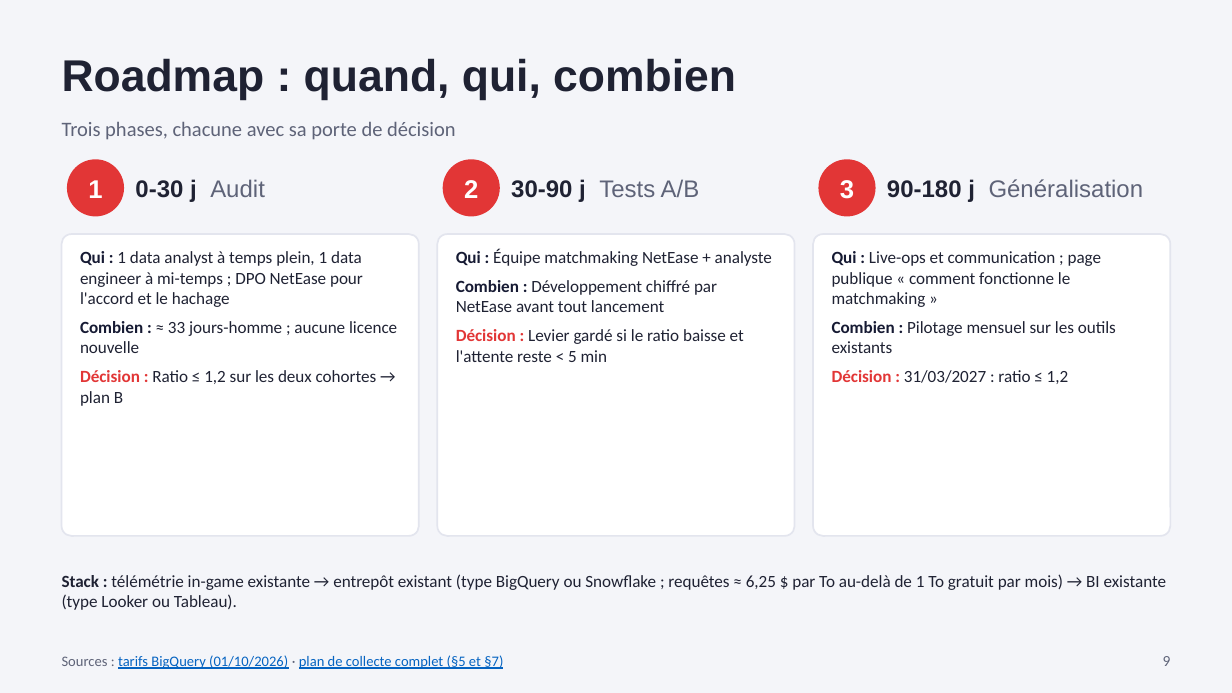
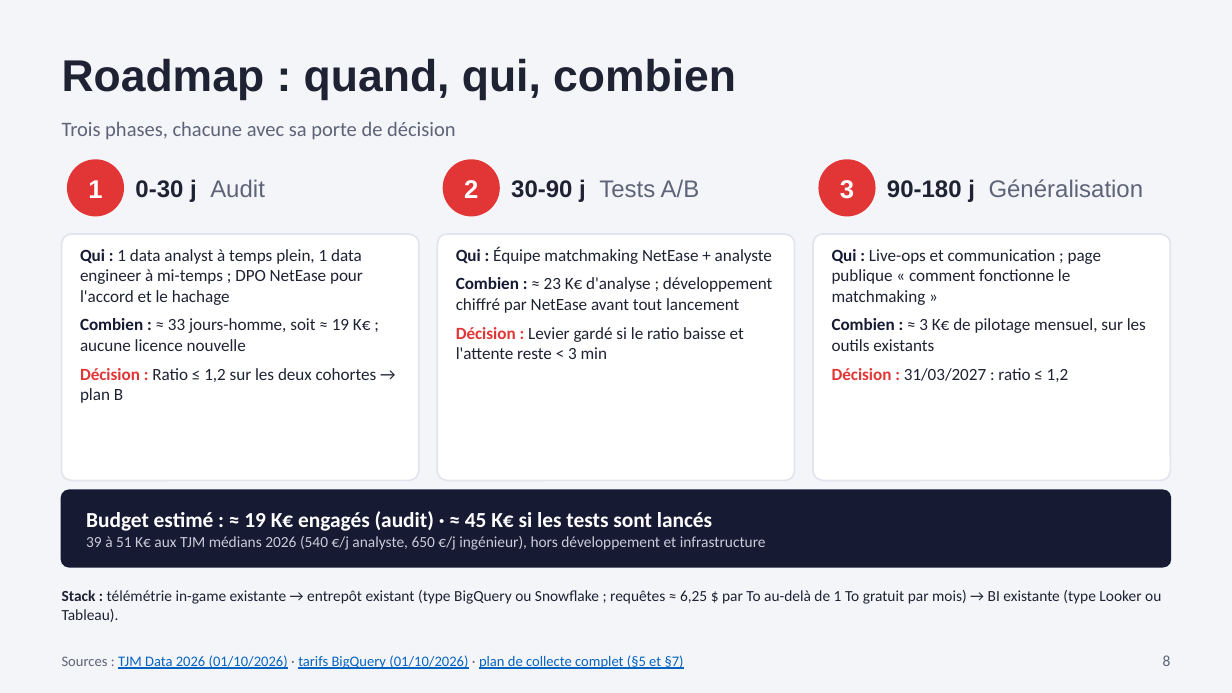
Before and after one commit to noeantoniov1-crypto/SOCIO, a slide deck: slide 8 of docs/presentation/pitch_marvel_rivals_netease.pptx (slide 9 before the commit). Drawn at 1232x693 pixels with LibreOffice and Linux fonts; fonts in the diff are those of the drawing. Boxes give left, top, right and bottom in pixels: in the first picture for what was removed or moved away, otherwise in the second. Text is boxed around its words. In the diff, an @@ line names an element or a change of style, - is before the commit and + after.

```diff
--- a/docs/presentation/pitch_marvel_rivals_netease.pptx
+++ b/docs/presentation/pitch_marvel_rivals_netease.pptx
@@ rounded rectangle: place and size @@
-rounded rectangle at bbox=[62, 234, 419, 536]
+rounded rectangle at bbox=[62, 234, 419, 480]
@@ rounded rectangle: place and size @@
-rounded rectangle at bbox=[437, 234, 795, 536]
+rounded rectangle at bbox=[437, 234, 795, 480]
@@ proportions changed in 3 elements at bbox=[62, 234, 419, 480], bbox=[437, 234, 795, 480], bbox=[813, 234, 1170, 480] @@
@@ rounded rectangle: place and size @@
-rounded rectangle at bbox=[813, 234, 1170, 536]
+rounded rectangle at bbox=[813, 234, 1170, 480]
@@ text at bbox=[80, 318, 370, 351]: text changed @@
-Combien : ≈ 33 jours-homme ; aucune licence nouvelle
+Combien : ≈ 33 jours-homme, soit ≈ 19 K€ ; aucune licence nouvelle
@@ text at bbox=[456, 327, 744, 359]: text changed @@
-Combien : Développement chiffré par NetEase avant tout lancement
-Décision : Levier gardé si le ratio baisse et l'attente reste < 5 min
+Combien : ≈ 23 K€ d'analyse ; développement chiffré par NetEase avant tout lancement
+Décision : Levier gardé si le ratio baisse et l'attente reste < 3 min
@@ text at bbox=[832, 318, 1146, 351]: text changed @@
-Combien : Pilotage mensuel sur les outils existants
+Combien : ≈ 3 K€ de pilotage mensuel, sur les outils existants
@@ rounded rectangle added at bbox=[62, 490, 1170, 567], fill #161A33, outline #161A33 1 pt @@
@@ text added at bbox=[86, 511, 766, 550], 9 pt, text #C9CCDA @@
+Budget estimé : ≈ 19 K€ engagés (audit) · ≈ 45 K€ si les tests sont lancés
+39 à 51 K€ aux TJM médians 2026 (540 €/j analyste, 650 €/j ingénieur), hors développement et infrastructure
@@ text "Stack : télémétrie in-game existante ...": place and size @@
-text "Stack : télémétrie in-game existante ..." at bbox=[62, 574, 1167, 610]
+text "Stack : télémétrie in-game existante ..." at bbox=[62, 590, 1161, 622]
@@ text "Stack : télémétrie in-game existante ..." at bbox=[62, 590, 1161, 622]: size 10 to 9 pt @@
@@ text at bbox=[62, 655, 684, 669]: text changed @@
-Sources : tarifs BigQuery (01/10/2026) · plan de collecte complet (§5 et §7)
+Sources : TJM Data 2026 (01/10/2026) · tarifs BigQuery (01/10/2026) · plan de collecte complet (§5 et §7)
@@ text at bbox=[1163, 655, 1171, 666]: text changed @@
-9
+8
```
Also in this commit, not shown: 7 other slides changed, 1 slide removed, 1 other file.
